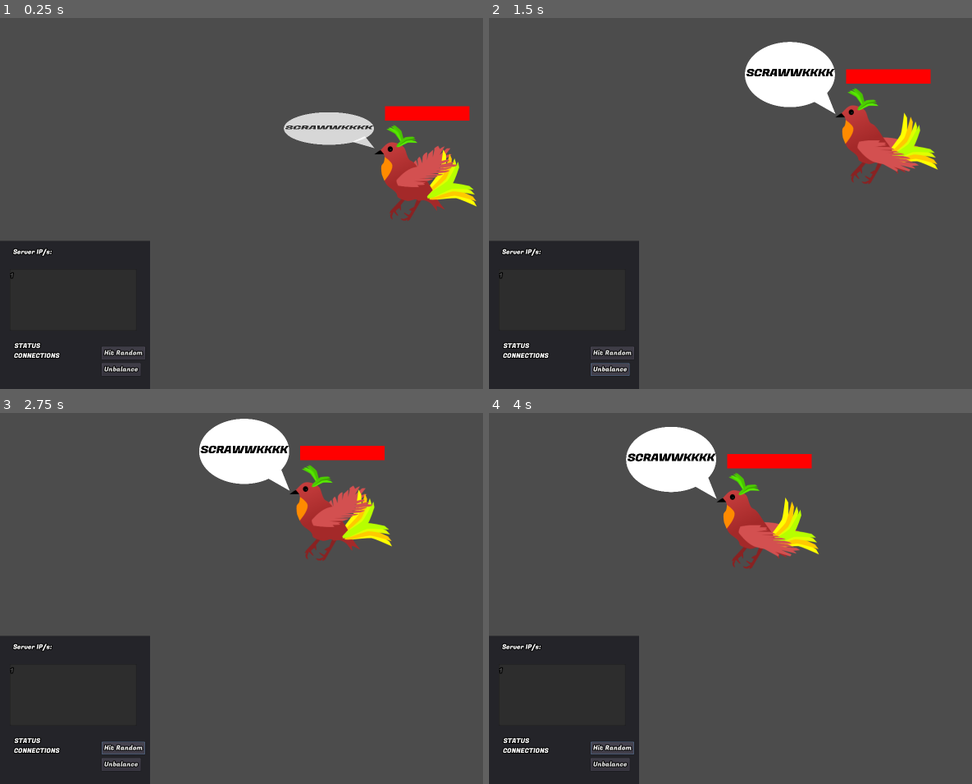
Above: before the commit, frames 1-4 (two rows, left to right).
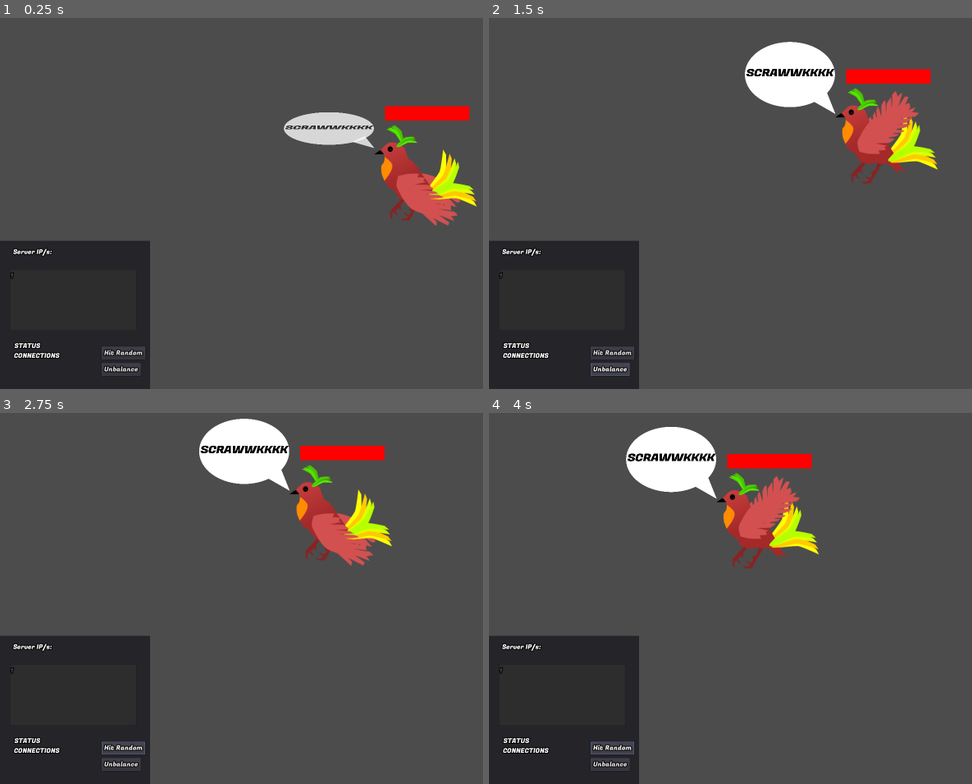
Above: after the commit, the same moments.

Repository: paralinguist/Chestral
Game: Godot game, scene res://ChestralServer.tscn
Same seed, same stepped clock (60 frames per second), same inputs: the game is played once before the commit and once after it.
Inputs:
- Up to frame 1 (0.25 s): no input
- Up to frame 2 (1.5 s): click "Hit Random" at 0.5 s; click "Unbalance" at 1.25 s
- Up to frame 3 (2.75 s): click "Hit Random" at 2 s
- Up to frame 4 (4 s): click "Unbalance" at 2.75 s; click "Hit Random" at 3.5 s

The runs differ from the first frame. In frame 1, 1.3% of the frame differs, in the area x 82-96%, y 34-56%; in frame 2, 1.3%, in the area x 76-89%, y 19-42%; in frame 3, 1.3%; in frame 4, 1.3%.
Error before the commit: Division By Zero in operator '%'. (res://ChestralServer.gd:176)
Error after the commit: Division By Zero in operator '%'. (res://ChestralServer.gd:178)

Commit message:
Player Renaming
Untested because too fiddly to test at the moment, but should theoretically work because its a simple script.

Also changed some variable names to prevent weird engine behavior if a variable was named the same as a property.

Diff:
--- a/ChestralBoss.tscn
+++ b/ChestralBoss.tscn
@@ -112,7 +112,7 @@
 scale = Vector2( -1, 1 )
 frames = SubResource( 3 )
 animation = "Flap"
-frame = 13
+frame = 1
 playing = true
 
 [node name="ProgressBar" type="ProgressBar" parent="."]
--- a/ChestralServer.gd
+++ b/ChestralServer.gd
@@ -8,7 +8,6 @@
 var _server = WebSocketServer.new()
 
 var clients = {}
-
 var players = []
 
 var Musician = load("res://Musician.tscn")
@@ -109,12 +108,15 @@
     print("Got data from client %d: %s ... echoing" % [id, pkt.get_string_from_utf8()])
     #_server.get_peer(id).put_packet(pkt)
     if incoming.begins_with('||:'):
-        clients[id] = create_musician(incoming.right(3), 'Violin', id)
-        players.append(id)
-        arrange_musicians()
-        $CanvasLayer/Panel/MessageLog.text += incoming.right(3) + ' has entered the server.\n'
-        $CanvasLayer/Panel/MessageLog.scroll_vertical=INF
-        message = '||:' + str(id)
+        if clients.has(id):
+            clients[id].rename(incoming.right(3))
+        else:
+            clients[id] = create_musician(incoming.right(3), 'Violin', id)
+            players.append(id)
+            arrange_musicians()
+            $CanvasLayer/Panel/MessageLog.text += incoming.right(3) + ' has entered the server.\n'
+            $CanvasLayer/Panel/MessageLog.scroll_vertical=INF
+            message = '||:' + str(id)
     else:
         if id in clients:
             $CanvasLayer/Panel/MessageLog.text += clients[id].playername + ': ' + incoming + "\n"
--- a/Musician.gd
+++ b/Musician.gd
@@ -110,9 +110,10 @@
         set_soothe(soothe_value, true)
         $SootheTimer.start()
 
-func train(name, instrument, id):
-    playername = name
-    $UI/Label.text = name
+func train(new_name, instrument, id):
+    name = new_name
+    playername = new_name
+    $UI/Label.text = new_name
     connection_id = id
     image = load("res://Sprites/Instruments/sax.png")
     if instrument == 'Violin':
@@ -220,3 +221,9 @@
 func talk(words: String):
     $Speech/Bubble/Words.text = words
     $AnimationPlayer.play("Speech")
+
+func rename(new_name: String):
+    playername = new_name
+    $UI/Label.text = new_name
+    talk("Hi I am " + playername + " now")
+    name = new_name
